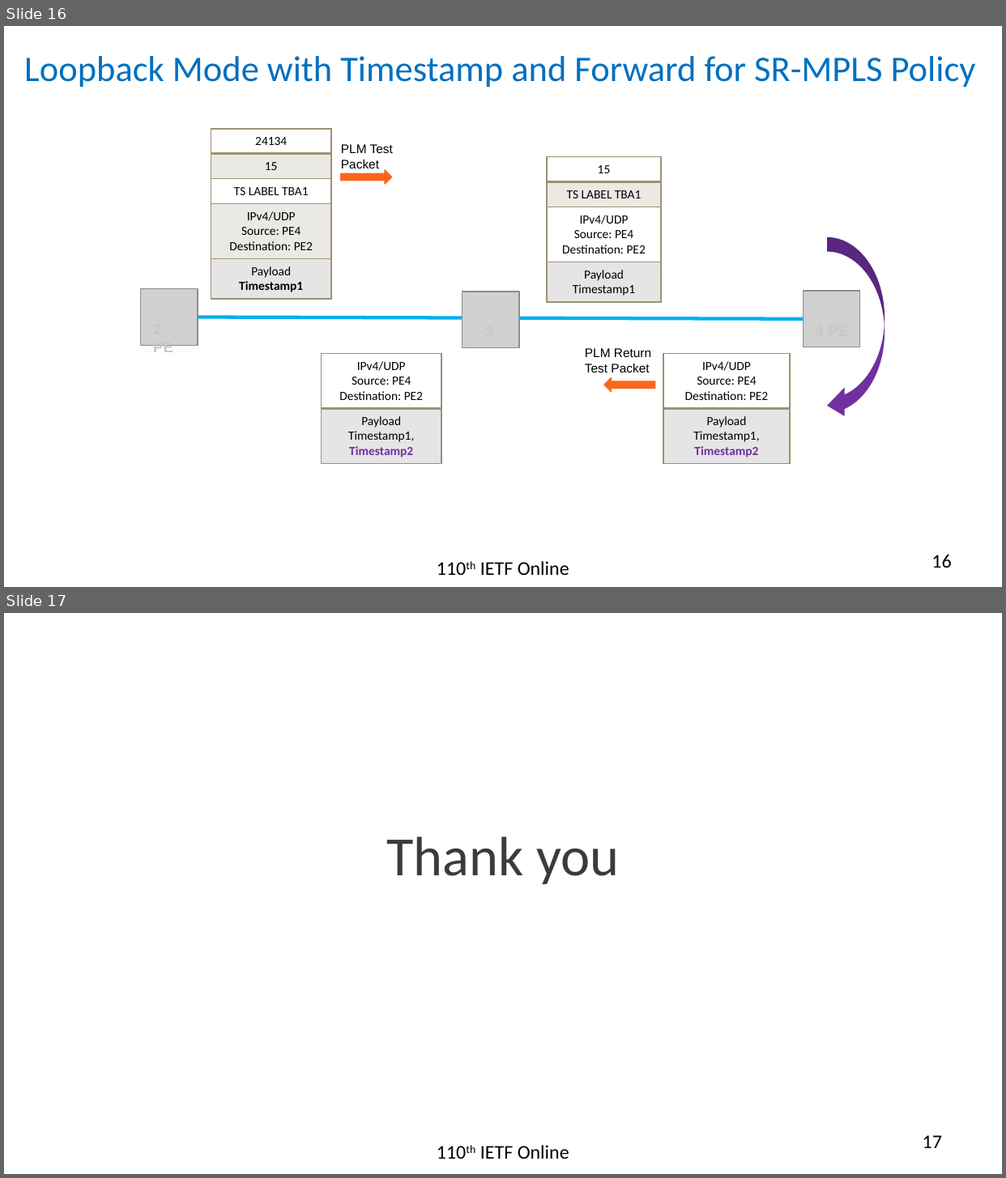
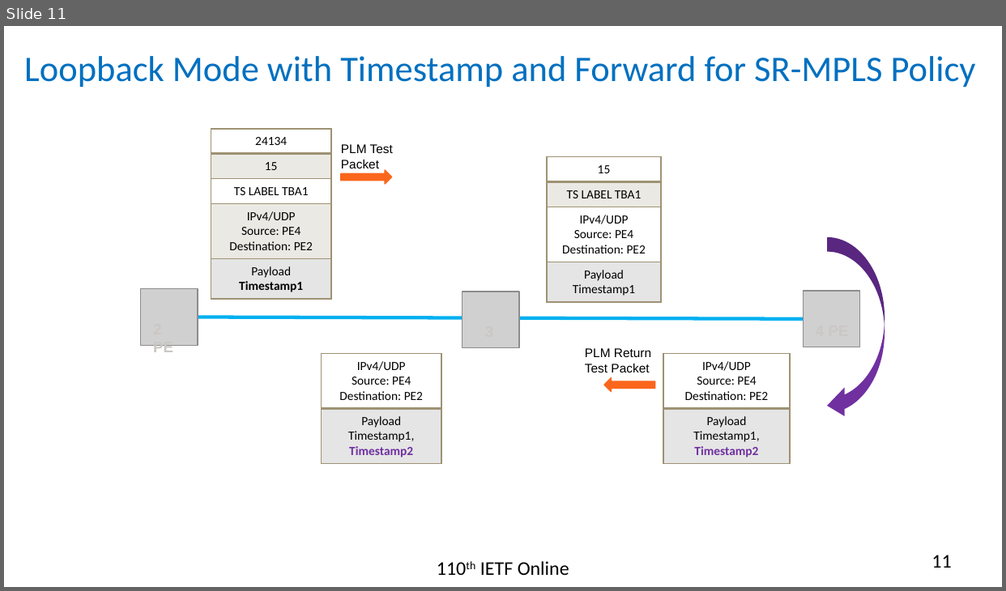
Before and after one commit to rakgandhi/ietf-slides, a slide deck: draft-gandhi-spring-sr-enhanced-plm-04.pptx. Shown one above the other, each under a label of ours: slides 16 and 17 before the commit, slide 11 after it. The pictures are 1006x1178 and 1006x591 pixels, drawn with LibreOffice and Linux fonts; fonts in the diff are those of the drawing; grey boxes stand for pictures. Boxes give left, top, right and bottom in pixels: in the first picture for what was removed or moved away, otherwise in the second. Text is boxed around its words. In the diff, an @@ line names an element or a change of style, - is before the commit and + after.

```diff
--- a/draft-gandhi-spring-sr-enhanced-plm-04.pptx
+++ b/draft-gandhi-spring-sr-enhanced-plm-04.pptx
@@ slide 17 removed at (x1=4, y1=613, x2=1002, y2=1174), background #FFFFFF @@
@@ text removed at (x1=387, y1=837, x2=619, y2=884) @@
-Thank you
@@ text removed at (x1=480, y1=1145, x2=569, y2=1159) @@
-110th IETF Online
@@ page number removed at (x1=923, y1=1135, x2=942, y2=1148) @@
-17
@@ what was slide 16 is now slide 11 @@
@@ page number at (x1=931, y1=555, x2=951, y2=568): text changed @@
-16
+11
```
Also in this commit, not shown: 3 slides changed, 1 other slide removed, 1 other file.
